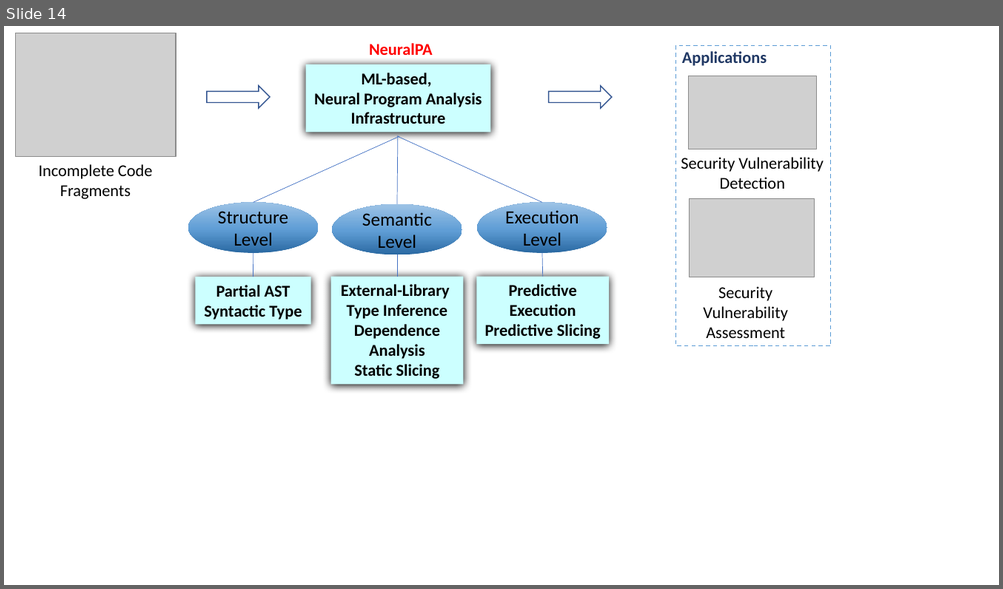
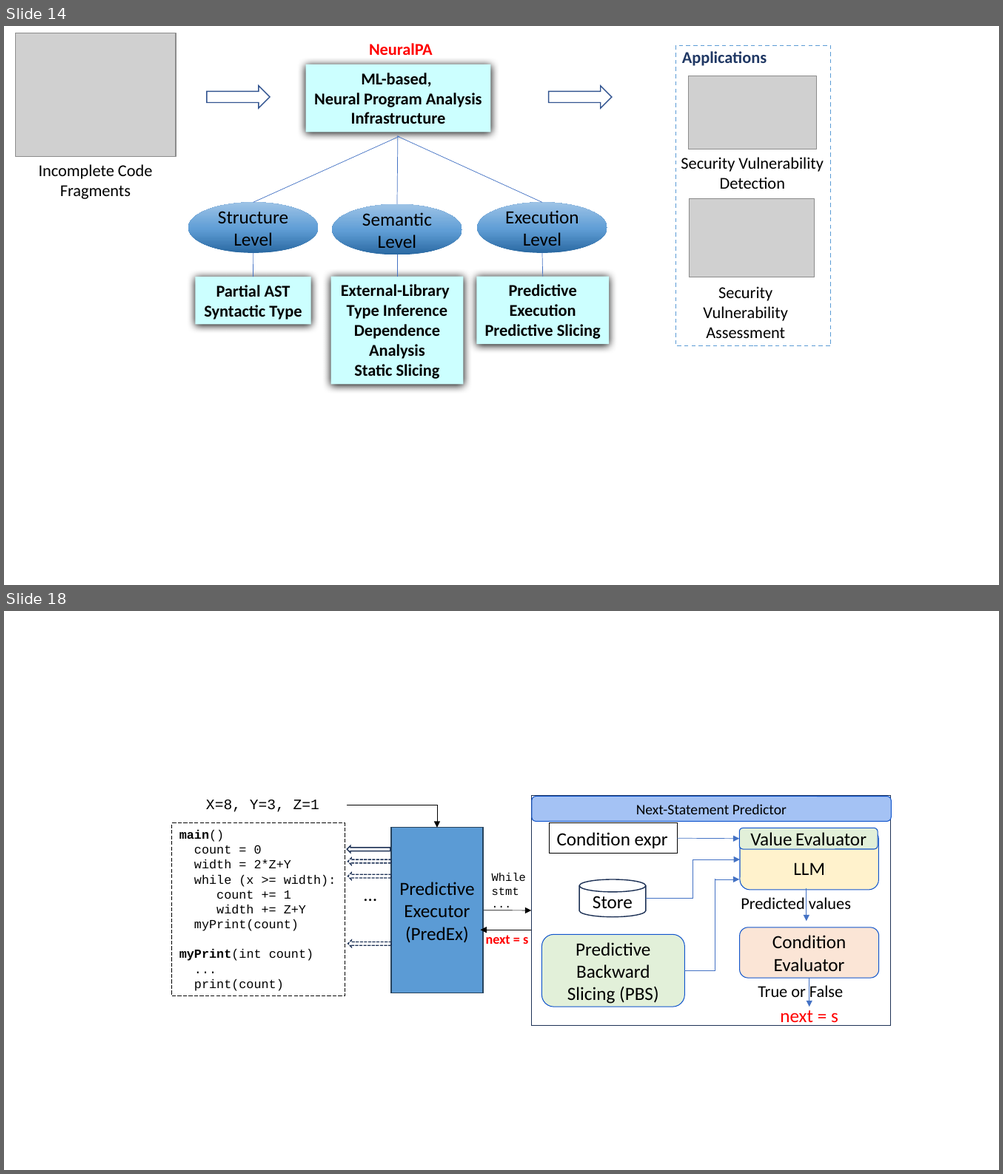
Before and after one commit to tien-n-nguyen/neuralppa, a slide deck: figures.pptx. Shown one above the other, each under a label of ours: slide 14 before the commit, slides 14 and 18 after it; the slides between them are not shown. The pictures are 1003x589 and 1003x1174 pixels, drawn with LibreOffice and Linux fonts; fonts in the diff are those of the drawing; grey boxes stand for pictures. Boxes give left, top, right and bottom in pixels: in the first picture for what was removed or moved away, otherwise in the second. Text is boxed around its words. In the diff, an @@ line names an element or a change of style, - is before the commit and + after.

```diff
--- a/figures.pptx
+++ b/figures.pptx
@@ slide 18 added at box(4, 611, 999, 1170), background #FFFFFF @@
@@ text added at box(206, 800, 319, 812), 14 pt, text #000000 @@
+X=8, Y=3, Z=1
@@ elbow arrow added from (347, 805) to (437, 827), #000000 0.5 pt @@
@@ rectangle added at box(172, 823, 345, 997), outline #000000 0.75 pt dashed, 12 pt, text #000000 @@
+main()
+count = 0
+width = 2*Z+Y
+while (x >= width):
+count += 1
+width += Z+Y
+myPrint(count)
+myPrint(int count)
+...
+print(count)
@@ rectangle added at box(391, 827, 483, 993), fill #5B9BD5, outline #28445D 1 pt, 18 pt, text #000000 @@
+Predictive Executor
+(PredEx)
@@ right arrow added at box(347, 846, 390, 853), outline #1E3256 1 pt @@
@@ right arrow added at box(348, 858, 391, 865), outline #1E3256 1 pt dashed @@
@@ right arrow added at box(348, 873, 391, 880), outline #1E3256 1 pt dashed @@
@@ text added at box(492, 873, 526, 895), 11 pt, text #000000 @@
+While
+stmt
+...
@@ text added at box(356, 879, 384, 908), 18 pt, text #000000 @@
+…
@@ group added at box(532, 796, 891, 1026): 5 rounded rectangles, 4 arrows, 3 texts, 2 rectangles, 1 cylinder, 1 elbow arrow, 1 elbow line @@
+Next-Statement Predictor
+LLM
+Value Evaluator
+Condition Evaluator
+Store
+Condition expr
+Predictive
+Backward
+Slicing (PBS)
+True or False
+next = s
+Predicted values
@@ arrow added from (483, 911) to (532, 911), #000000 0.5 pt @@
@@ right arrow added at box(348, 941, 391, 948), outline #1E3256 1 pt dashed @@
@@ arrow added from (532, 931) to (480, 931), #000000 0.5 pt @@
@@ text added at box(486, 933, 528, 944), 13 pt, text #FF0000, bold @@
+next = s
```
Also in this commit, not shown: 5 other slides added, 3 other files.
